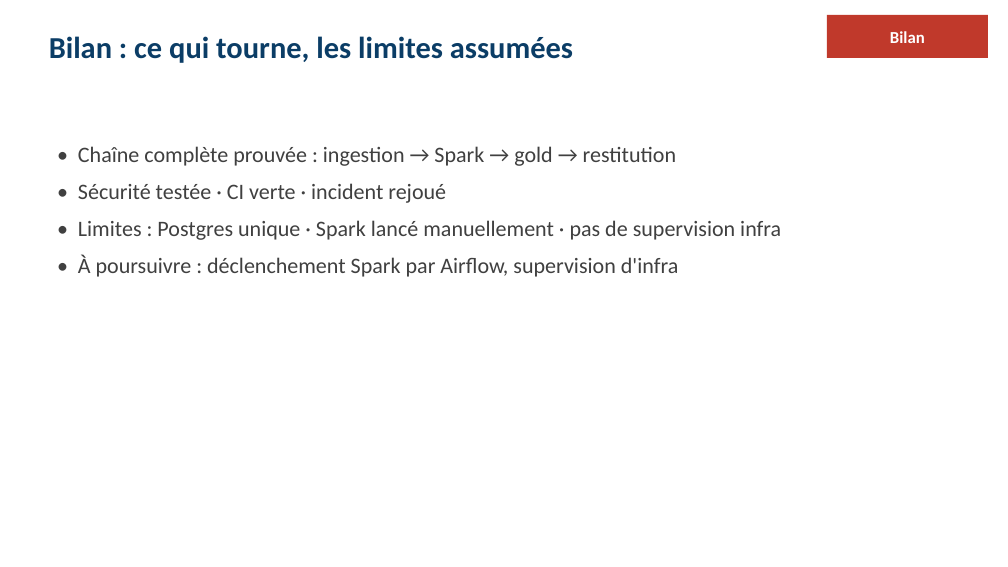
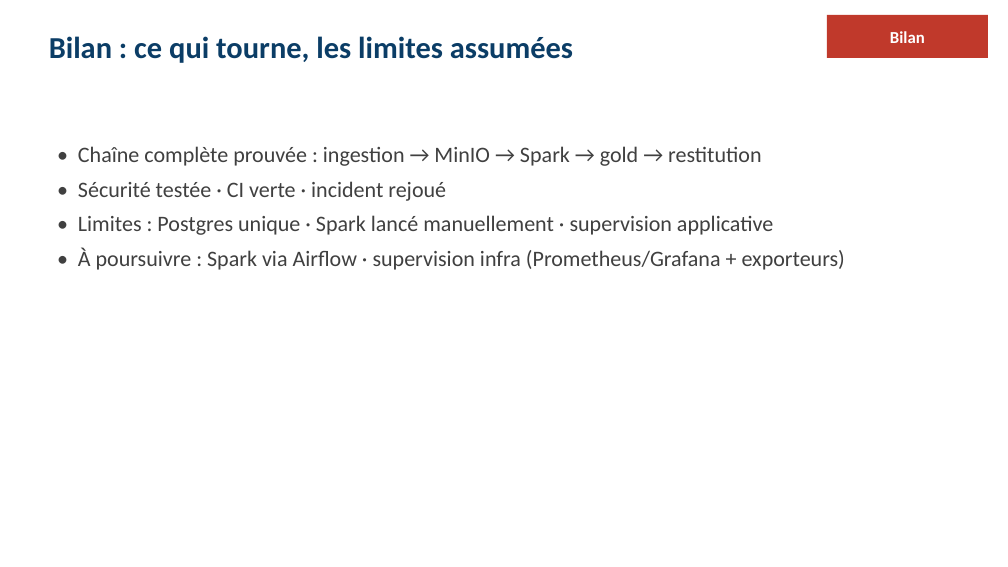
Before and after one commit to ratpiGene/ELT-Eckert, a slide deck: slide 17 of soutenance/support_eckert.pptx. Drawn at 1008x567 pixels with LibreOffice and Linux fonts; fonts in the diff are those of the drawing. Boxes give left, top, right and bottom in pixels: in the first picture for what was removed or moved away, otherwise in the second. Text is boxed around its words. In the diff, an @@ line names an element or a change of style, - is before the commit and + after.

```diff
--- a/soutenance/support_eckert.pptx
+++ b/soutenance/support_eckert.pptx
@@ text at (x1=78, y1=146, x2=761, y2=166): text changed @@
-• Chaîne complète prouvée : ingestion → Spark → gold → restitution
+• Chaîne complète prouvée : ingestion → MinIO → Spark → gold → restitution
@@ text at (x1=78, y1=181, x2=446, y2=201): less space between paragraphs @@
@@ text at (x1=78, y1=215, x2=845, y2=270): text changed @@
-• Limites : Postgres unique · Spark lancé manuellement · pas de supervision infra
-• À poursuivre : déclenchement Spark par Airflow, supervision d'infra
+• Limites : Postgres unique · Spark lancé manuellement · supervision applicative
+• À poursuivre : Spark via Airflow · supervision infra (Prometheus/Grafana + exporteurs)
```
Also in this commit, not shown: 1 other slide changed, 9 other files.
